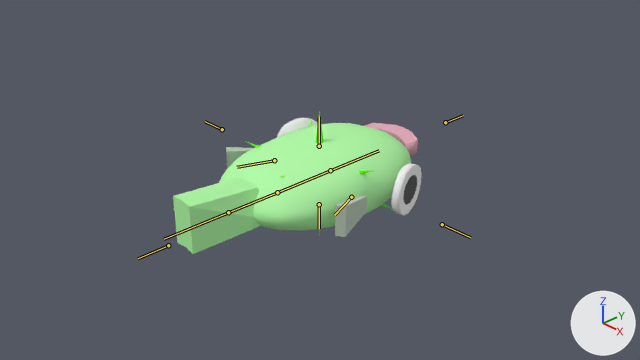
An edit to the Blender file Art/ArtAssets.blend, drawn before and after from the same camera.
Both versions are drawn from the file's camera 'Camera'. The axes (+X, +Y, +Z) are drawn at lower right. The lights are the same throughout. Both versions are drawn at frame 96 of the action 'FishSquish'; the numbers are the values there. The bones that bend it are drawn over the model as lines.

Names of what the first picture shows: 'Fish'.
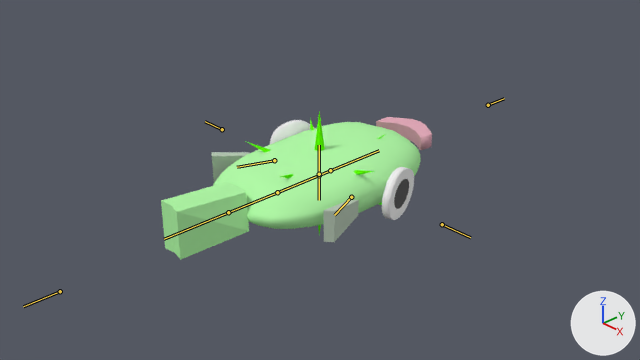
Where the change shows, as pixel boxes [x1, y1, x2, y2] in the pictures (640 x 360 px):
'Fish', posed (9% wider)
    before: [173, 111, 422, 254]
    after: [161, 111, 432, 260]
bone 'Target_D', root to tip
    before: (319, 204) to (319, 228)
    after: (319, 175) to (319, 200)
bone 'Target_U', root to tip
    before: (319, 146) to (319, 116)
    after: (319, 174) to (319, 145)
bone 'Target_B', root to tip
    before: (168, 245) to (138, 258)
    after: (60, 291) to (23, 306)
bone 'Target_F', root to tip
    before: (445, 122) to (463, 115)
    after: (488, 105) to (504, 98)

The change, as a diff of the scene's bpy script:
```diff
--- a/Art/ArtAssets.blend.py
+++ b/Art/ArtAssets.blend.py
@@ bone_target_d @@
 bone_target_d = bpy.data.objects['Fish.001'].pose.bones['Target_D']
-bone_target_d.location = (0.0, -0.9, 0.0)
+bone_target_d.location = (0.0, -1.319, 0.0)
@@ bone_target_u @@
 bone_target_u = bpy.data.objects['Fish.001'].pose.bones['Target_U']
-bone_target_u.location = (0.0, -0.9, 0.0)
+bone_target_u.location = (0.0, -1.286, 0.0)
@@ bone_target_b @@
 bone_target_b = bpy.data.objects['Fish.001'].pose.bones['Target_B']
-bone_target_b.location = (0.1, 0.7, 0.0)
+bone_target_b.location = (0.1, 2.031, 0.0)
@@ bone_target_f @@
 bone_target_f = bpy.data.objects['Fish.001'].pose.bones['Target_F']
-bone_target_f.location = (0.0, 0.8, 0.0)
+bone_target_f.location = (0.0, 1.797, 0.0)
```
